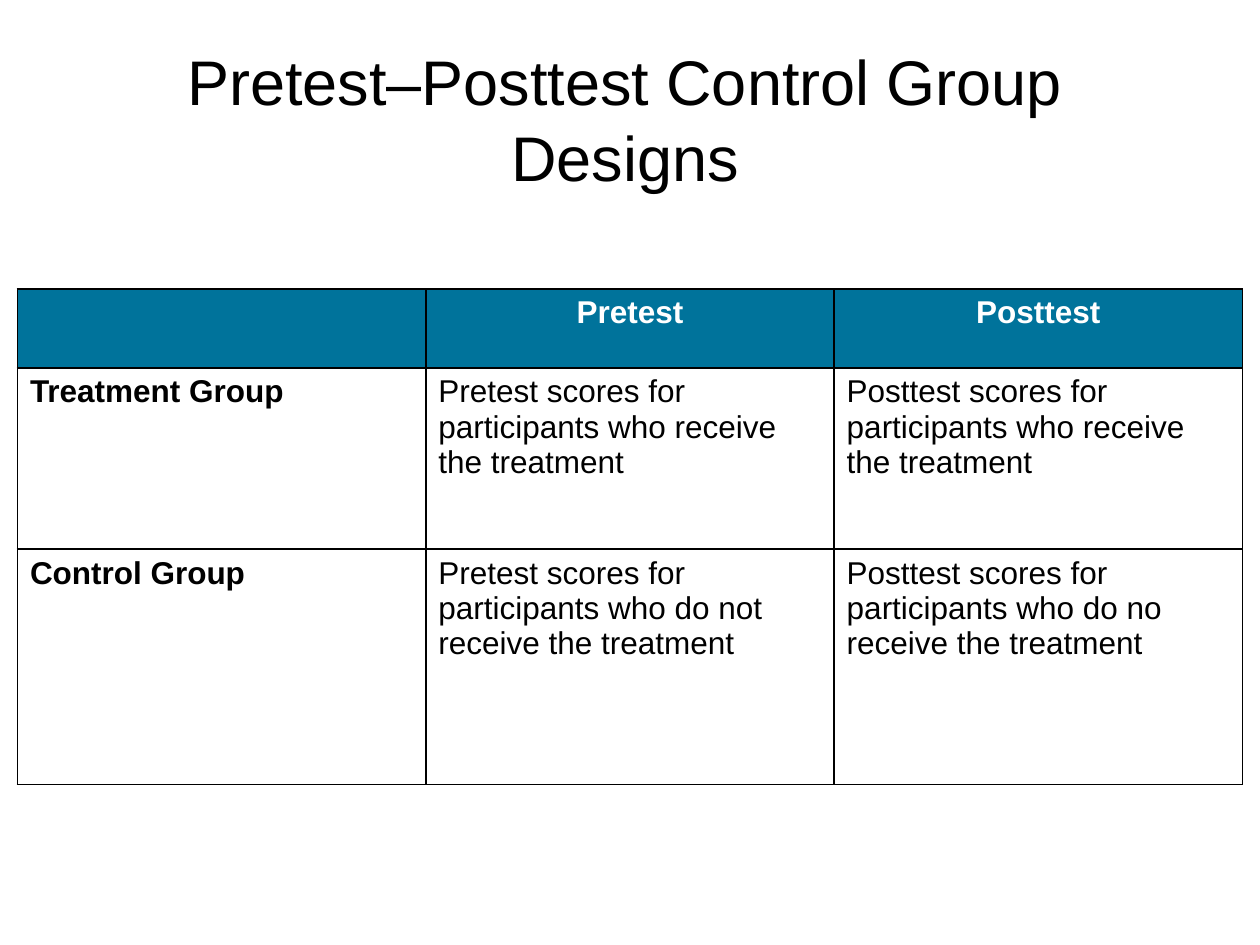
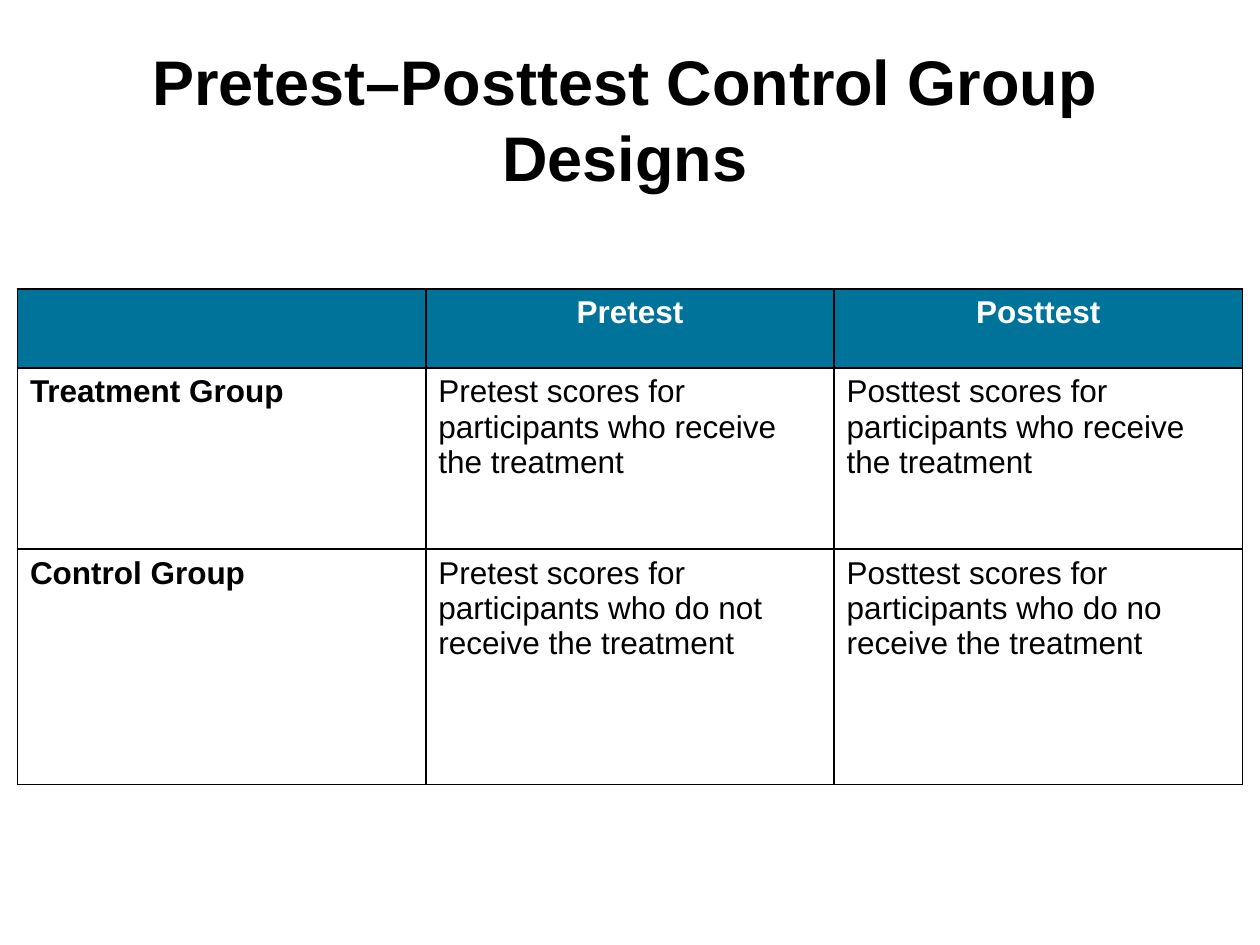
Before and after one commit to npm27/Teaching-Materials, a slide deck: slide 23 of Research Methods/Slides/Chapter 11.pptx (slide 18 before the commit). Drawn at 1260x945 pixels with LibreOffice and Linux fonts; fonts in the diff are those of the drawing. Boxes give left, top, right and bottom in pixels: in the first picture for what was removed or moved away, otherwise in the second. Text is boxed around its words. In the diff, an @@ line names an element or a change of style, - is before the commit and + after.

```diff
--- a/Research Methods/Slides/Chapter 11.pptx
+++ b/Research Methods/Slides/Chapter 11.pptx
@@ title "Pretest–Posttest Control Group Designs" at [152, 59, 1097, 192]: bold on @@
```
Also in this commit, not shown: 5 other slides changed, 6 slides added, 1 other file.
